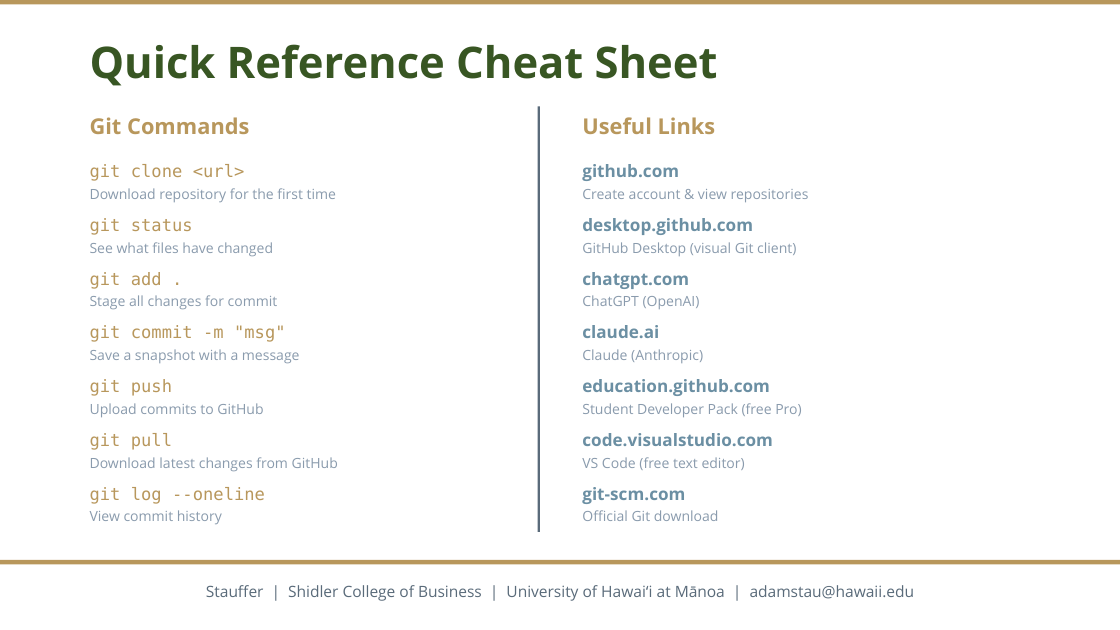
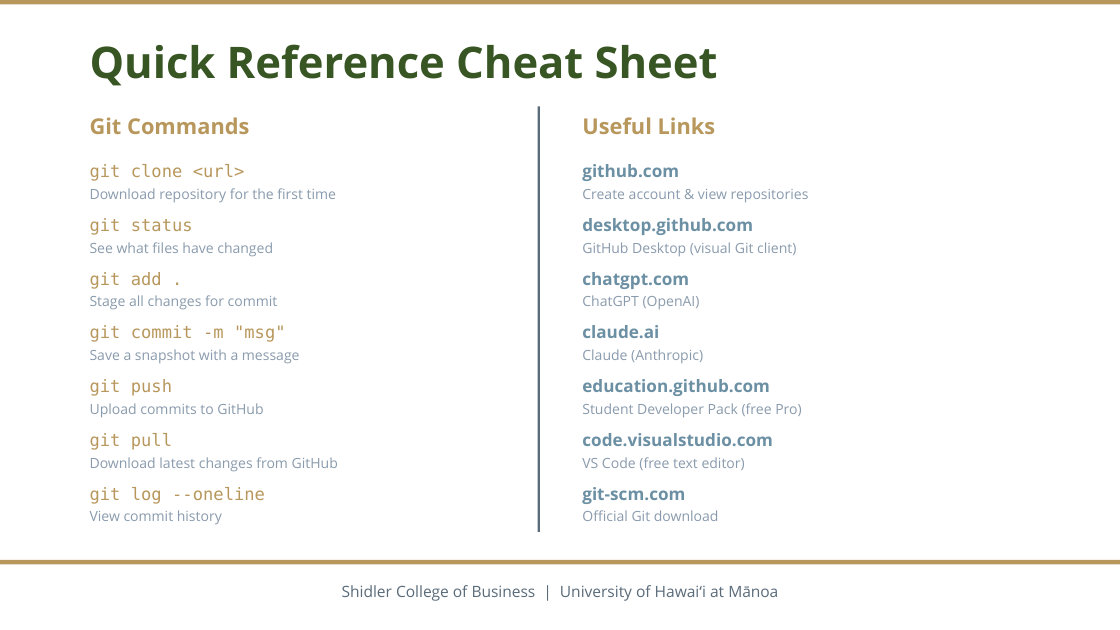
Before and after one commit to adamwstauffer/shidler, a slide deck: slide 33 of courses/BUS-629-VEMBA-International-Corporate-Finance/BUS629_AI_Ratios_Project.pptx (slide 22 before the commit). Drawn at 1120x630 pixels with LibreOffice and Linux fonts; fonts in the diff are those of the drawing. Boxes give left, top, right and bottom in pixels: in the first picture for what was removed or moved away, otherwise in the second. Text is boxed around its words. In the diff, an @@ line names an element or a change of style, - is before the commit and + after.

```diff
--- a/courses/BUS-629-VEMBA-International-Corporate-Finance/BUS629_AI_Ratios_Project.pptx
+++ b/courses/BUS-629-VEMBA-International-Corporate-Finance/BUS629_AI_Ratios_Project.pptx
@@ text at <box>342,585,778,601</box>: text changed @@
-Stauffer | Shidler College of Business | University of Hawaiʻi at Mānoa | adamstau@hawaii.edu
+Shidler College of Business | University of Hawaiʻi at Mānoa
```
Also in this commit, not shown: 5 other slides changed, 30 slides added, 1 slide removed.
